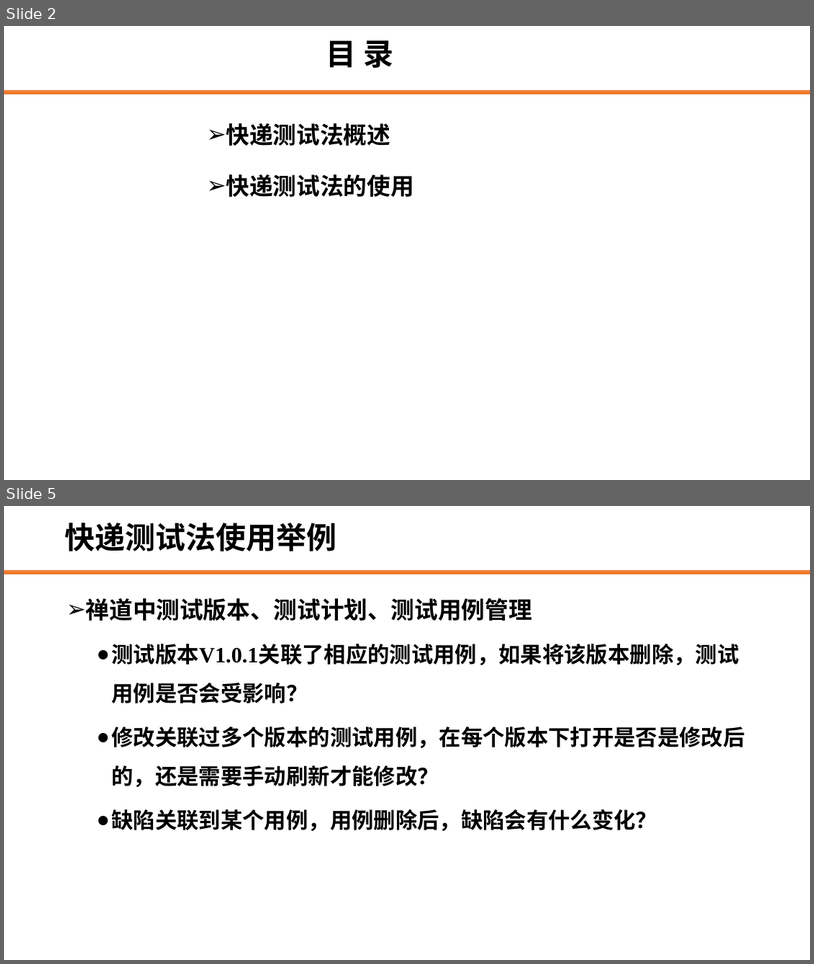
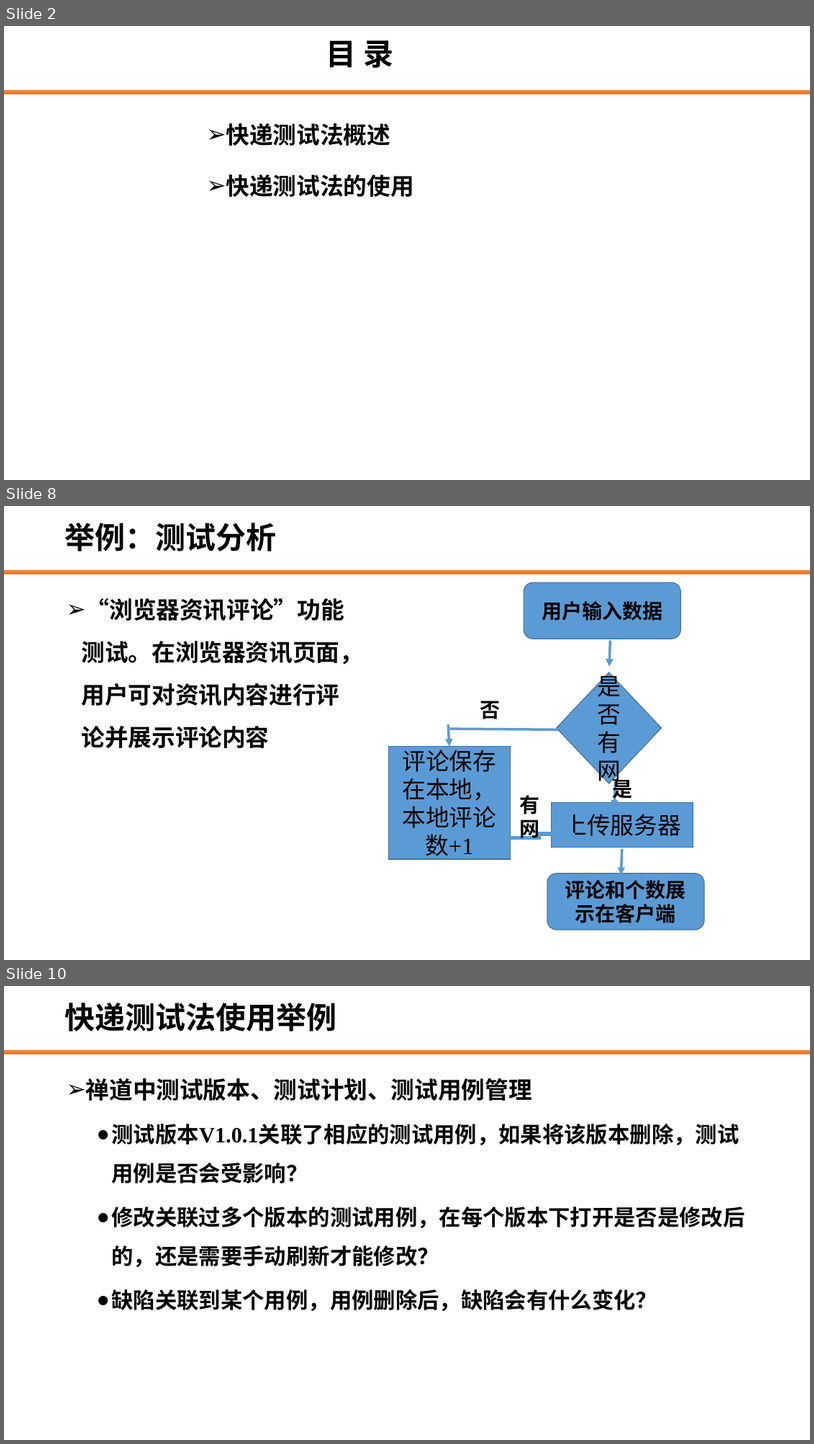
Before and after one commit to edu2act/course-web-system-testing, a slide deck: materials/slides/2.7 探索式测试—快递测试法.pptx. Shown one above the other, each under a label of ours: slides 2 and 5 before the commit, slides 2, 8 and 10 after it; the slides between them are not shown. The pictures are 814x964 and 814x1444 pixels, drawn with LibreOffice and Linux fonts; fonts in the diff are those of the drawing; background and template pictures are left out. Boxes give left, top, right and bottom in pixels: in the first picture for what was removed or moved away, otherwise in the second. Text is boxed around its words. In the diff, an @@ line names an element or a change of style, - is before the commit and + after.

```diff
--- a/materials/slides/2.7 探索式测试—快递测试法.pptx
+++ b/materials/slides/2.7 探索式测试—快递测试法.pptx
@@ slide 8 added at (4, 506, 810, 960), background #FFFFFF; not listed: 1 template element that a slide beside it also shows @@
@@ title added at (64, 523, 276, 551), 36 pt, text #000000, bold @@
+举例：测试分析
@@ text added at (82, 598, 363, 748), 28 pt, text #000000, bold @@
+➢ “浏览器资讯评论”功能测试。在浏览器资讯页面，用户可对资讯内容进行评论并展示评论内容
@@ group added at (388, 582, 705, 929): 4 arrows, 3 texts, 2 rounded rectangles, 2 rectangles, 1 diamond, 1 line, 1 elbow arrow @@
+用户输入数据
+是否有网
+上传服务器
+评论和个数展示在客户端
+评论保存在本地，本地评论数+1
+否
+是
+有网
@@ what was slide 5 is now slide 10 @@
```
Also in this commit, not shown: 2 slides changed, 4 other slides added, 42 other files.
